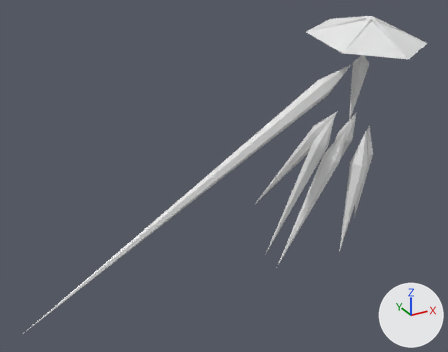
A saved change to the Blender file Enemies/ClarityDressShards.blend.
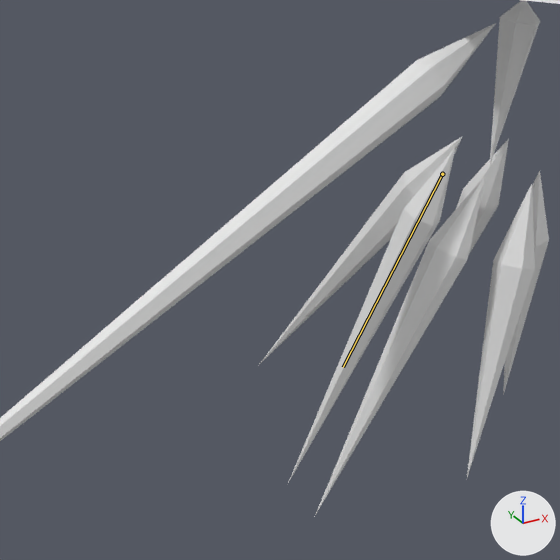
There are two pictures of each version: one whole from a camera (50 mm lens) standing at (-46.7, -54.0, 26.8) and looking at (-15.6, 2.5, -1.4), one close up on the part from 33% to 84% of the width and 16% to 81% of the height. Arrows for +X, +Y and +Z are at lower right; the lights stay in place. The last two pictures show the newer version. Both versions are drawn at frame 0 of the action 'DoubleShardSequence1'; the numbers are the values there. The bones that change are drawn over the model as lines in the close-ups.

In view in the first close-up: 'Arm', 'BackLeft', 'BackRight', 'Center', 'FrontLeft', 'FrontRight', 'MiddleLeft', 'MiddleRight' and 1 more.
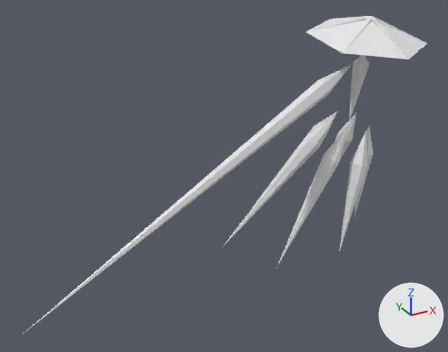
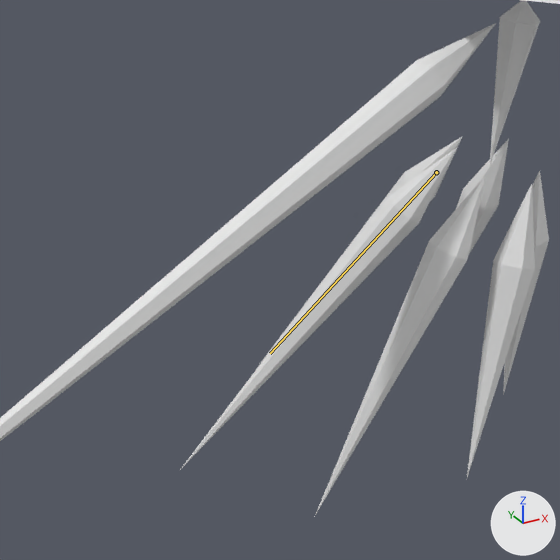
Boxes (x1, y1, x2, y2) around the edits, measured in the close-ups (560 x 560 px):
'BackRight', posed (65% wider): before (287, 149, 455, 485); after (179, 148, 457, 471)
'BackLeft', unchanged, covered by the edit: (259, 136, 463, 365) in both
bone 'Back.R', root to tip: before (442, 174) to (343, 367); after (436, 172) to (270, 353)

The edits, one by one:
Bone 'Back.R' (bone_back_r) moves from (0.0, 0.0, 0.0) to (1.7, -0.77, 1.33).
Bone 'Back.R' (bone_back_r) turns from (0, 0, 0) to (-2, -40, -19) degrees about its own x, y and z.
